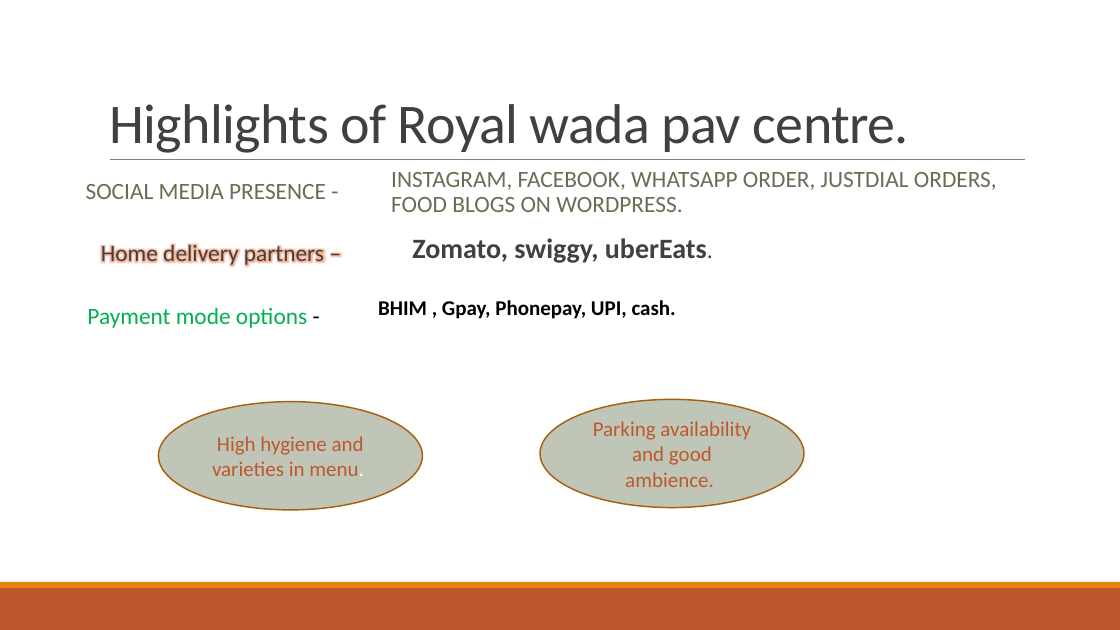
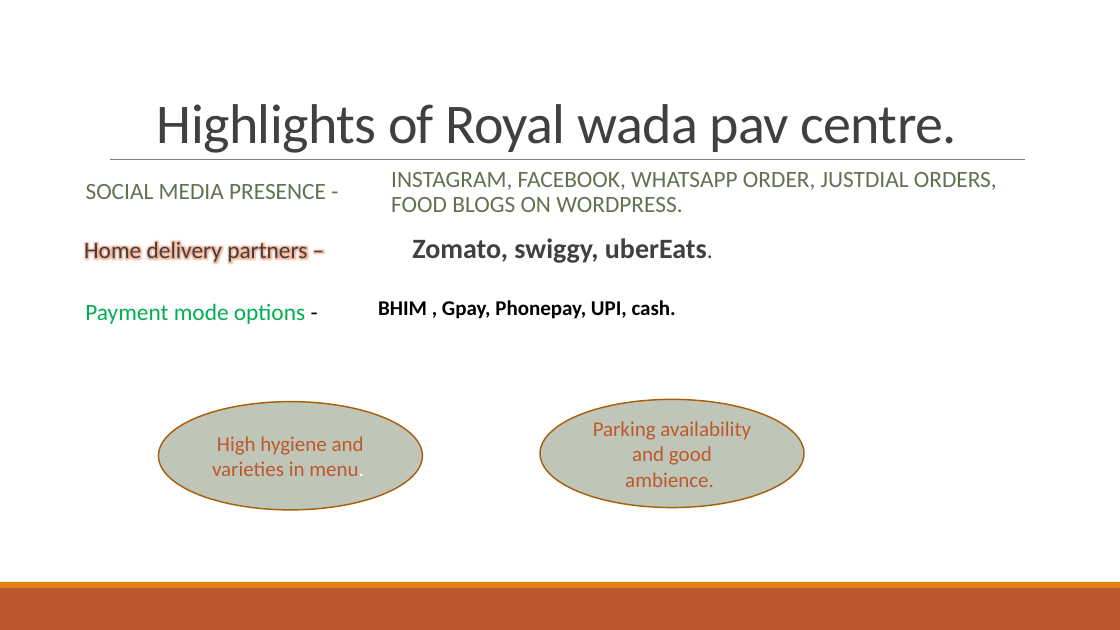
Before and after one commit to varshiniece/use_casestudy_wadapavcentre, a slide deck: slide 4 of CASE STUDY- WADA PAV.pptx. Drawn at 1120x630 pixels with LibreOffice and Linux fonts; fonts in the diff are those of the drawing. Boxes give left, top, right and bottom in pixels: in the first picture for what was removed or moved away, otherwise in the second. Text is boxed around its words. In the diff, an @@ line names an element or a change of style, - is before the commit and + after.

```diff
--- a/CASE STUDY- WADA PAV.pptx
+++ b/CASE STUDY- WADA PAV.pptx
@@ title "Highlights of Royal wada pav ..." at <box>157,104,956,153</box>: alignment left to centre @@
@@ text "Home delivery partners –": place and size @@
-text "Home delivery partners –" at <box>101,241,324,267</box>
+text "Home delivery partners –" at <box>84,238,307,264</box>
@@ text "Payment mode options -": place and size @@
-text "Payment mode options -" at <box>87,307,307,328</box>
+text "Payment mode options -" at <box>85,303,305,324</box>
```
Also in this commit, not shown: 5 other slides changed.
